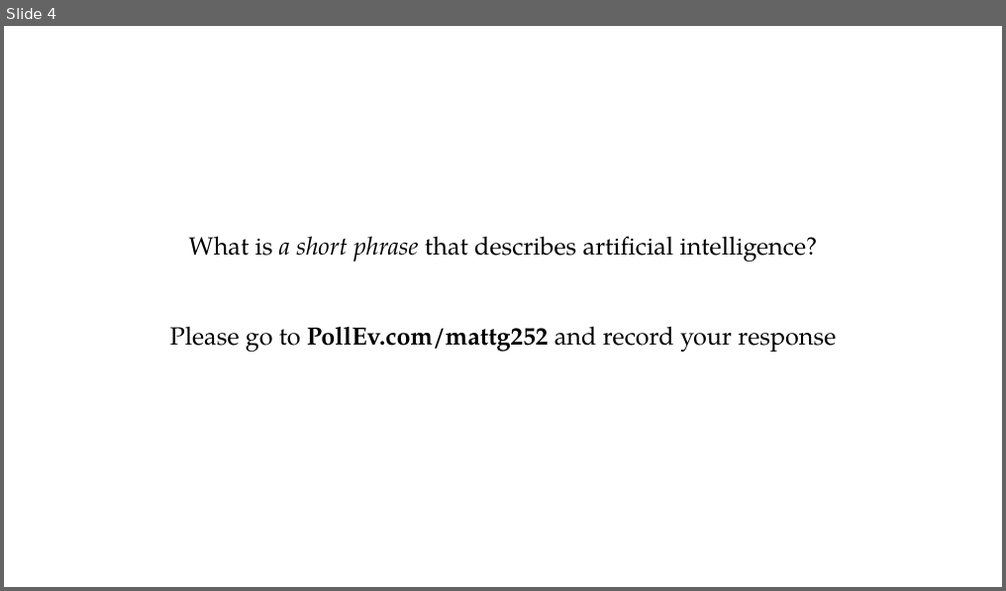
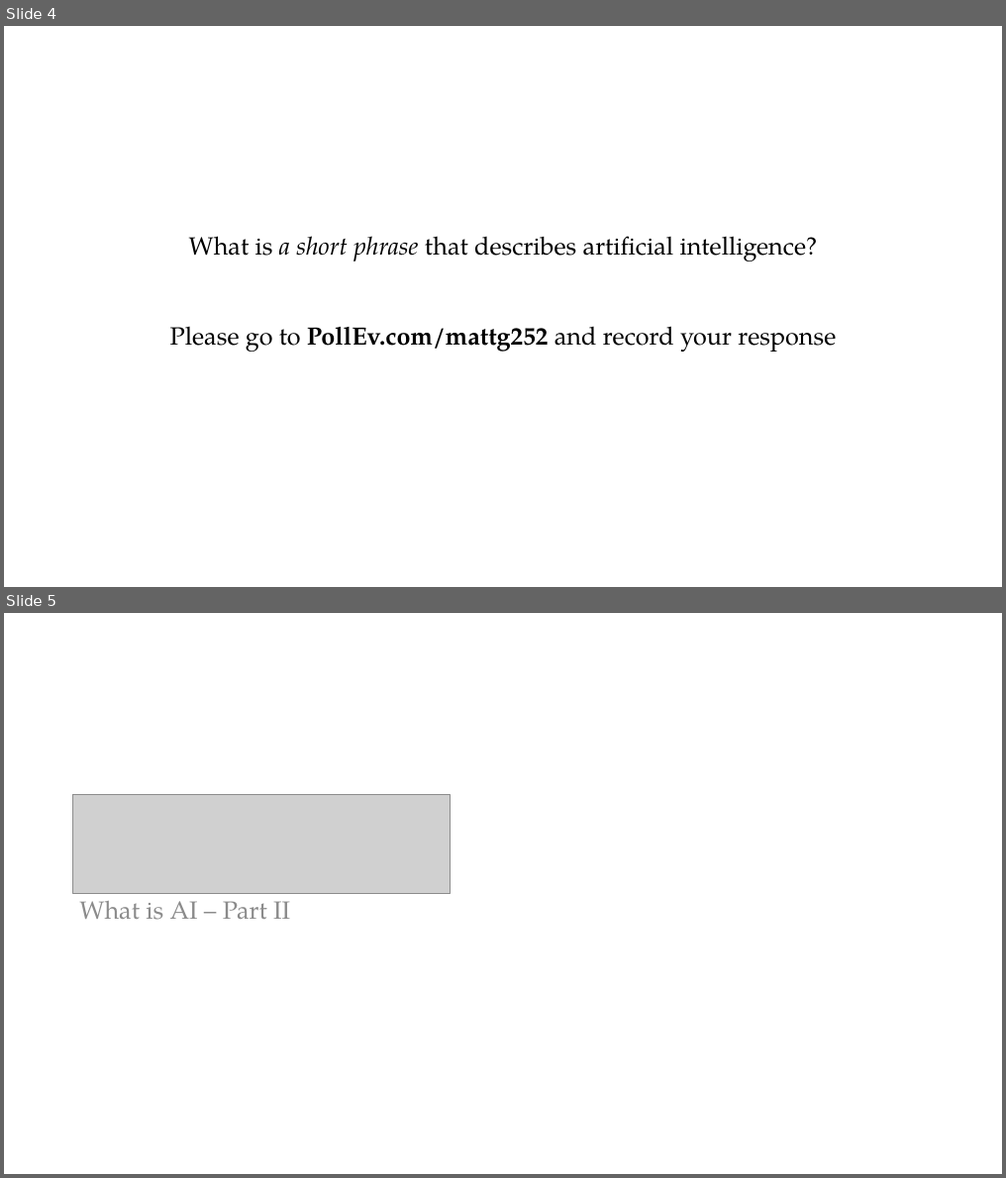
Before and after one commit to PracticumAI-Test/what_is_ai, a slide deck: ai_getting_started.pptx. Shown one above the other, each under a label of ours: slide 4 before the commit, slides 4 and 5 after it. The pictures are 1006x591 and 1006x1178 pixels, drawn with LibreOffice and Linux fonts; fonts in the diff are those of the drawing; grey boxes stand for pictures. Boxes give left, top, right and bottom in pixels: in the first picture for what was removed or moved away, otherwise in the second. Text is boxed around its words. In the diff, an @@ line names an element or a change of style, - is before the commit and + after.

```diff
--- a/ai_getting_started.pptx
+++ b/ai_getting_started.pptx
@@ slide 5 added at [4, 613, 1002, 1174], background #FFFFFF @@
@@ picture added at [73, 795, 450, 894] @@
@@ text added at [79, 893, 290, 920], 24 pt, text #8C8C8C @@
+What is AI – Part II
```
Also in this commit, not shown: 2 slides changed, 1 other slide added.
